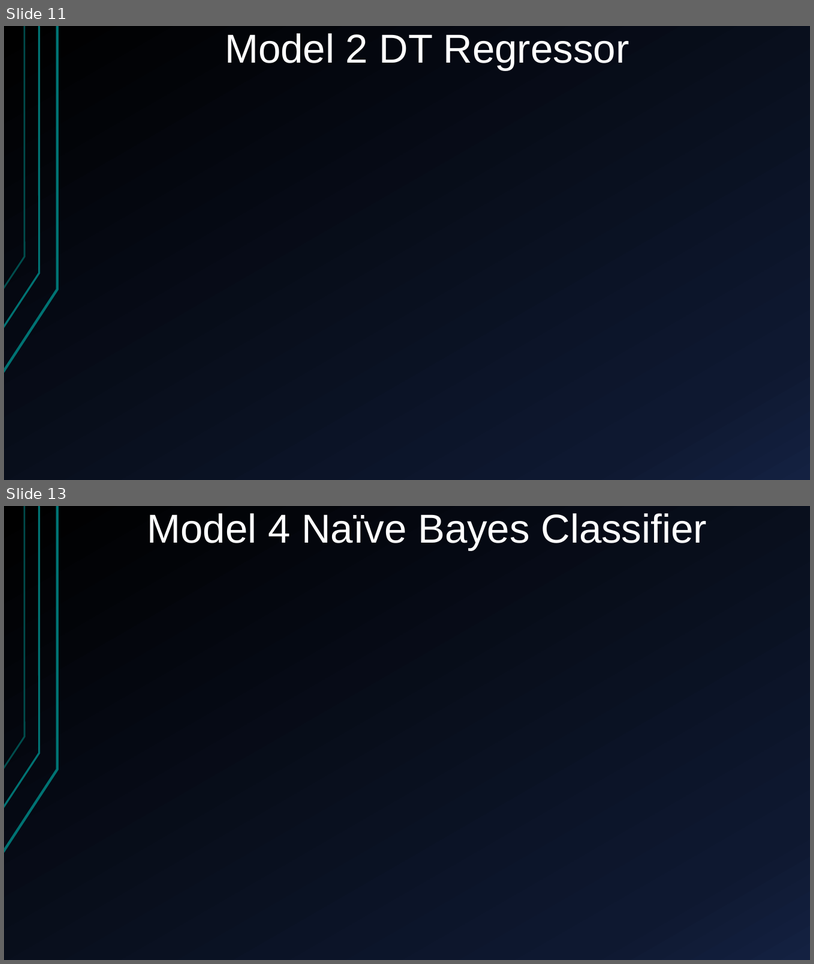
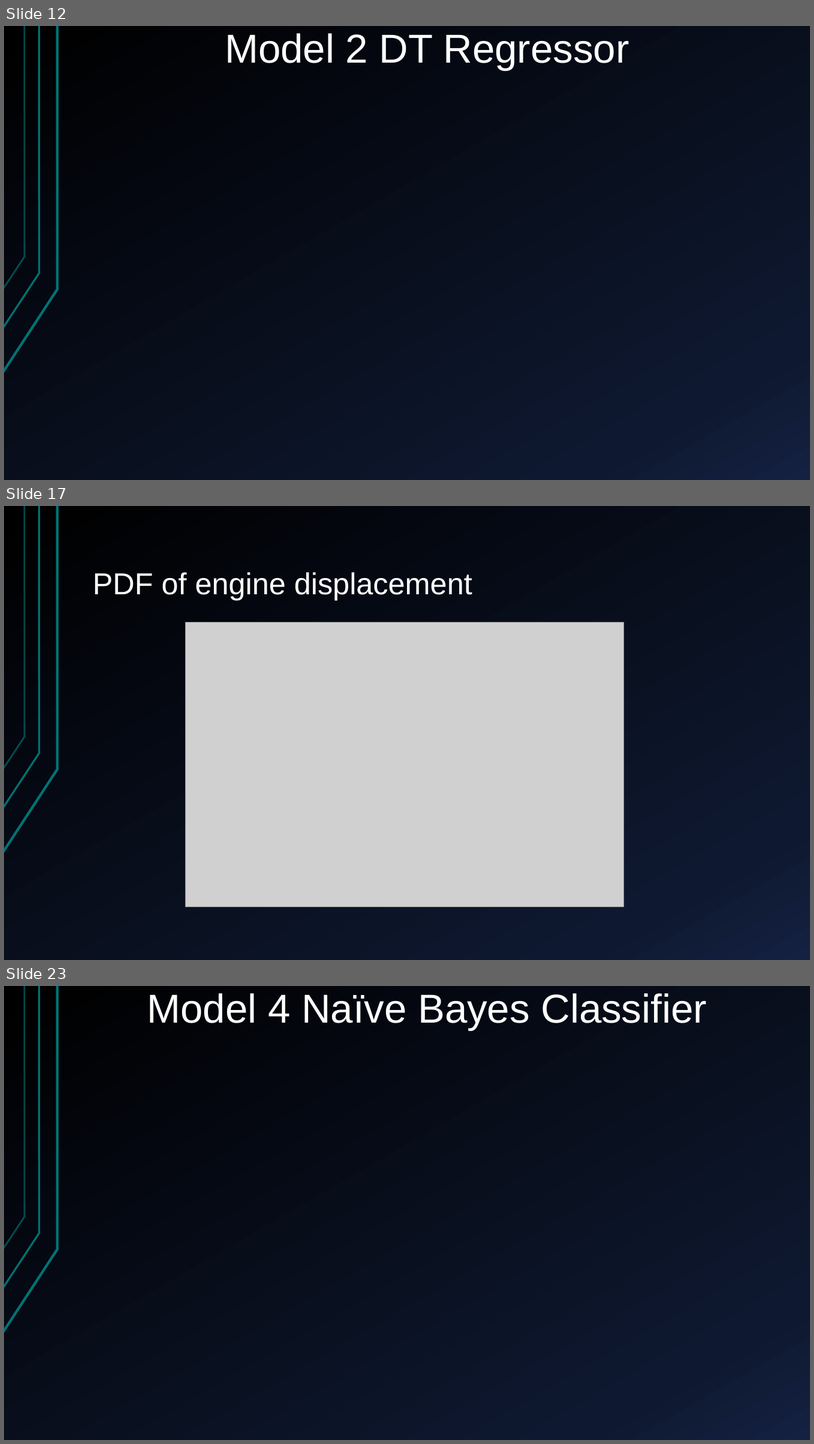
Before and after one commit to Alfons0329/Machine_Learning_Fall_2017, a slide deck: Final_proj/Presentation.pptx. Shown one above the other, each under a label of ours: slides 11 and 13 before the commit, slides 12, 17 and 23 after it; the slides between them are not shown. The pictures are 814x964 and 814x1444 pixels, drawn with LibreOffice and Linux fonts; fonts in the diff are those of the drawing; grey boxes stand for pictures. Boxes give left, top, right and bottom in pixels: in the first picture for what was removed or moved away, otherwise in the second. Text is boxed around its words. In the diff, an @@ line names an element or a change of style, - is before the commit and + after.

```diff
--- a/Final_proj/Presentation.pptx
+++ b/Final_proj/Presentation.pptx
@@ slide 17 added at <box>4,506,810,960</box>, background gradient #000000 to #0F1931 to #142242; not listed: 3 template elements that a slide beside it also shows @@
@@ title added at <box>93,572,473,600</box>, 36 pt, text #FFFFFF @@
+PDF of engine displacement
@@ picture added at <box>185,622,624,906</box> @@
@@ what was slide 11 is now slide 12 @@
@@ what was slide 13 is now slide 23 @@
```
Also in this commit, not shown: 3 slides changed, 9 other slides added.
